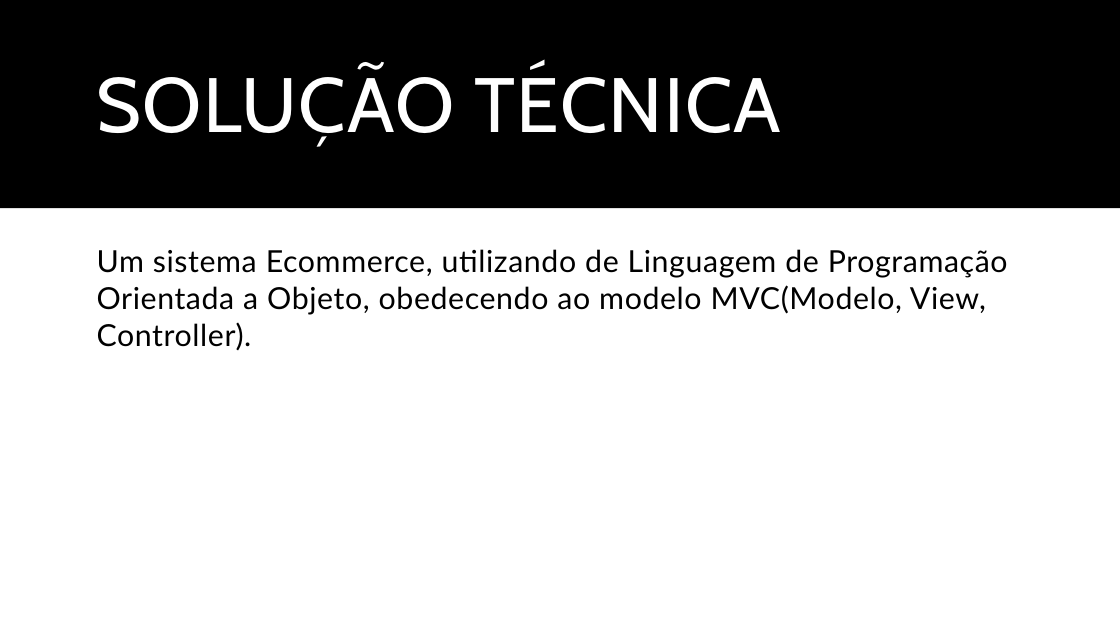
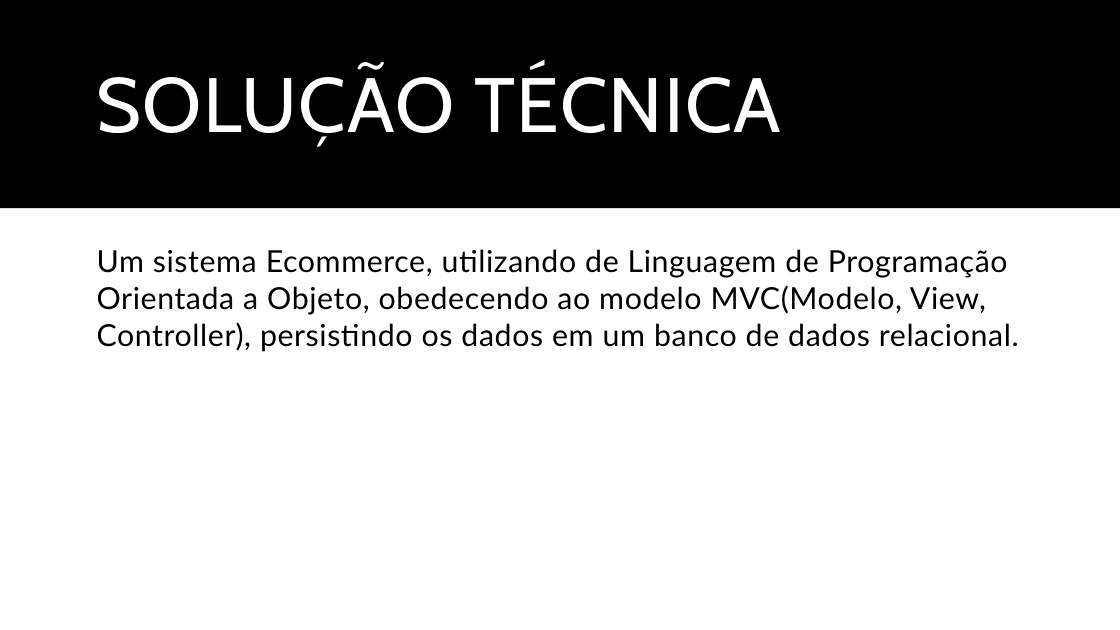
Before and after one commit to BrenoXDMoon/ProjetoLes, a slide deck: slide 4 of Documentos/Trabalho de Lab.pptx. Drawn at 1120x630 pixels with LibreOffice and Linux fonts; fonts in the diff are those of the drawing. Boxes give left, top, right and bottom in pixels: in the first picture for what was removed or moved away, otherwise in the second. Text is boxed around its words. In the diff, an @@ line names an element or a change of style, - is before the commit and + after.

Commit message:
ppt

```diff
--- a/Documentos/Trabalho de Lab.pptx
+++ b/Documentos/Trabalho de Lab.pptx
@@ text at (97,249,1019,351): text changed @@
-Um sistema Ecommerce, utilizando de Linguagem de Programação Orientada a Objeto, obedecendo ao modelo MVC(Modelo, View, Controller).
+Um sistema Ecommerce, utilizando de Linguagem de Programação Orientada a Objeto, obedecendo ao modelo MVC(Modelo, View, Controller), persistindo os dados em um banco de dados relacional.
```
Also in this commit, not shown: 2 other slides changed.
